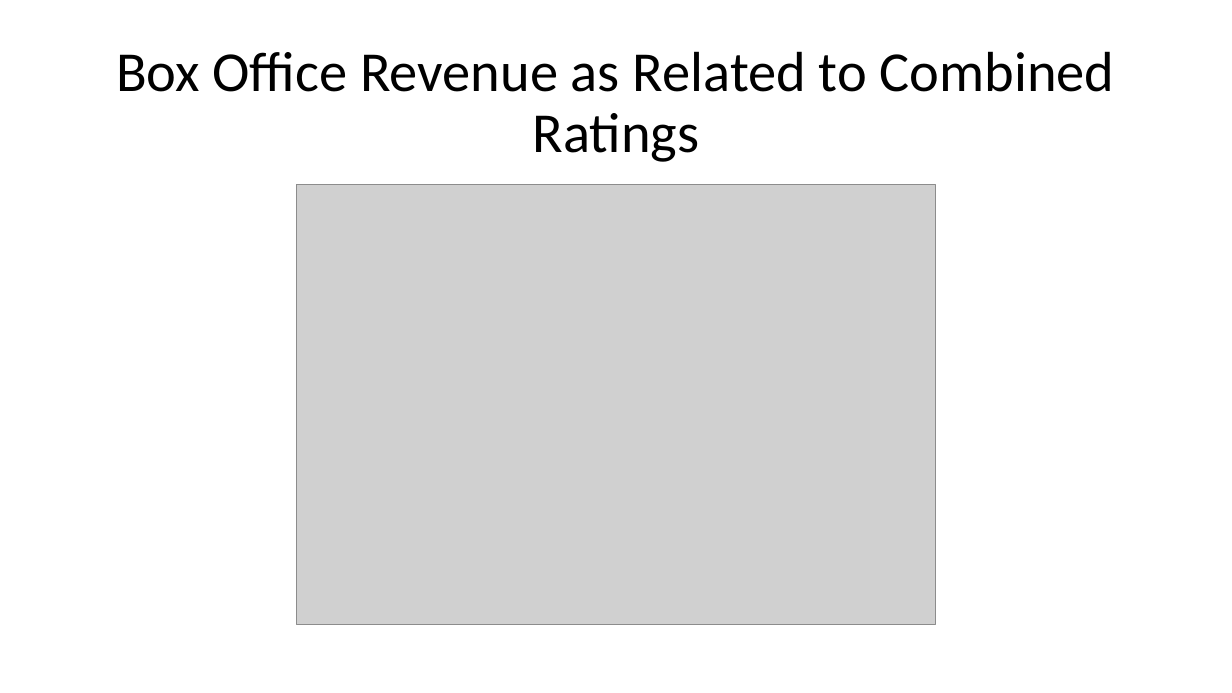
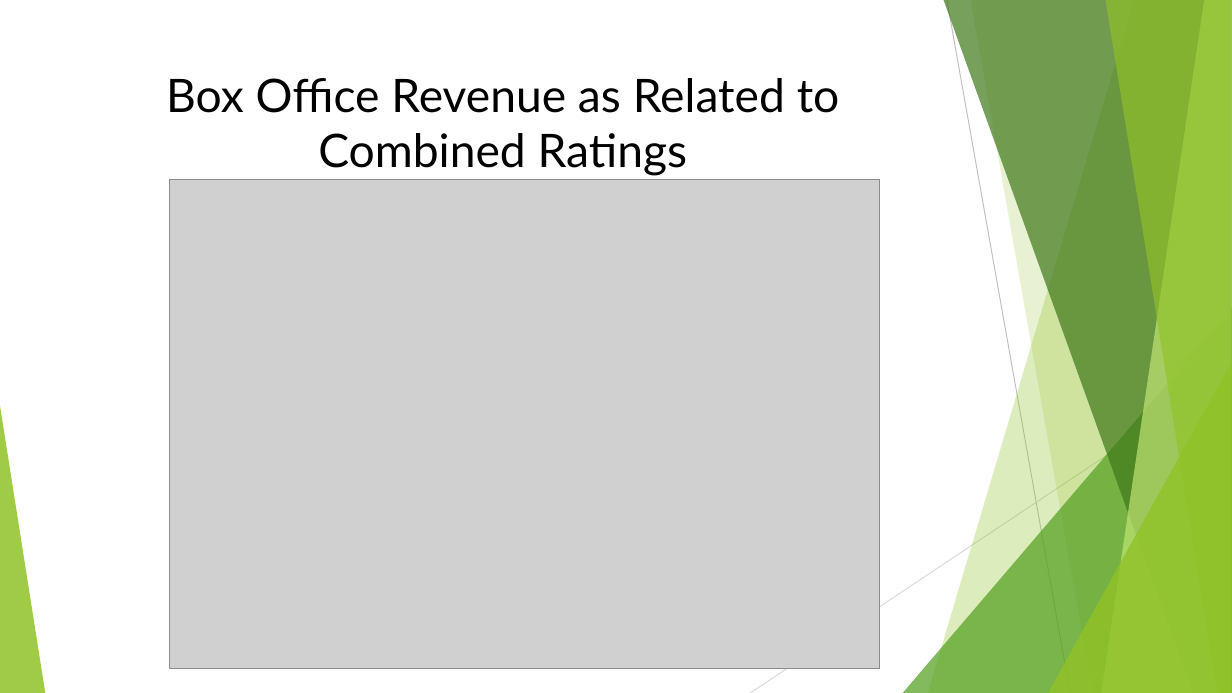
Before and after one commit to danthreepo/CapstoneProject_2025, a slide deck: slide 7 of Analysis of Sci-Fi Movies and Availability on Streaming.pptx. Drawn at 1232x693 pixels with LibreOffice and Linux fonts; fonts in the diff are those of the drawing; grey boxes stand for pictures. Boxes give left, top, right and bottom in pixels: in the first picture for what was removed or moved away, otherwise in the second. Text is boxed around its words. In the diff, an @@ line names an element or a change of style, - is before the commit and + after.

```diff
--- a/Analysis of Sci-Fi Movies and Availability on Streaming.pptx
+++ b/Analysis of Sci-Fi Movies and Availability on Streaming.pptx
@@ title "Box Office Revenue as Related ...": place and size @@
-title "Box Office Revenue as Related ..." at [116,51,1115,162]
+title "Box Office Revenue as Related ..." at [166,78,840,176]
@@ title "Box Office Revenue as Related ..." at [166,78,840,176]: size 44 to 36 pt, font Calibri to Lato; line spacing 0.9 to 1; vertical alignment middle to top @@
@@ picture: place and size @@
-picture at [297,185,935,625]
+picture at [170,179,880,668]
@@ group added at [0,0,1232,693]: 5 freeform shapes, 3 triangles, 2 lines @@
```
Also in this commit, not shown: 10 other slides changed.
